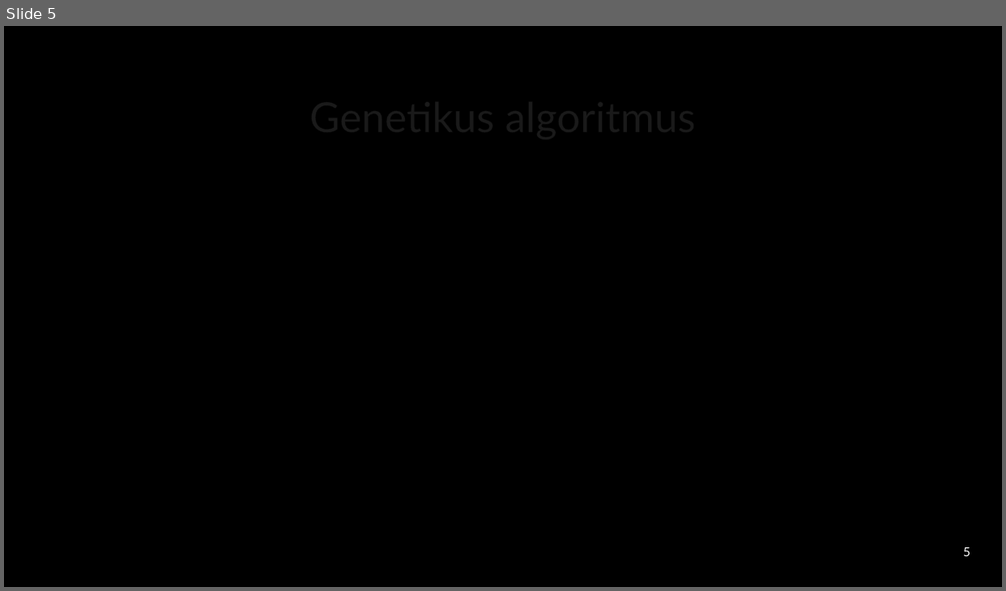
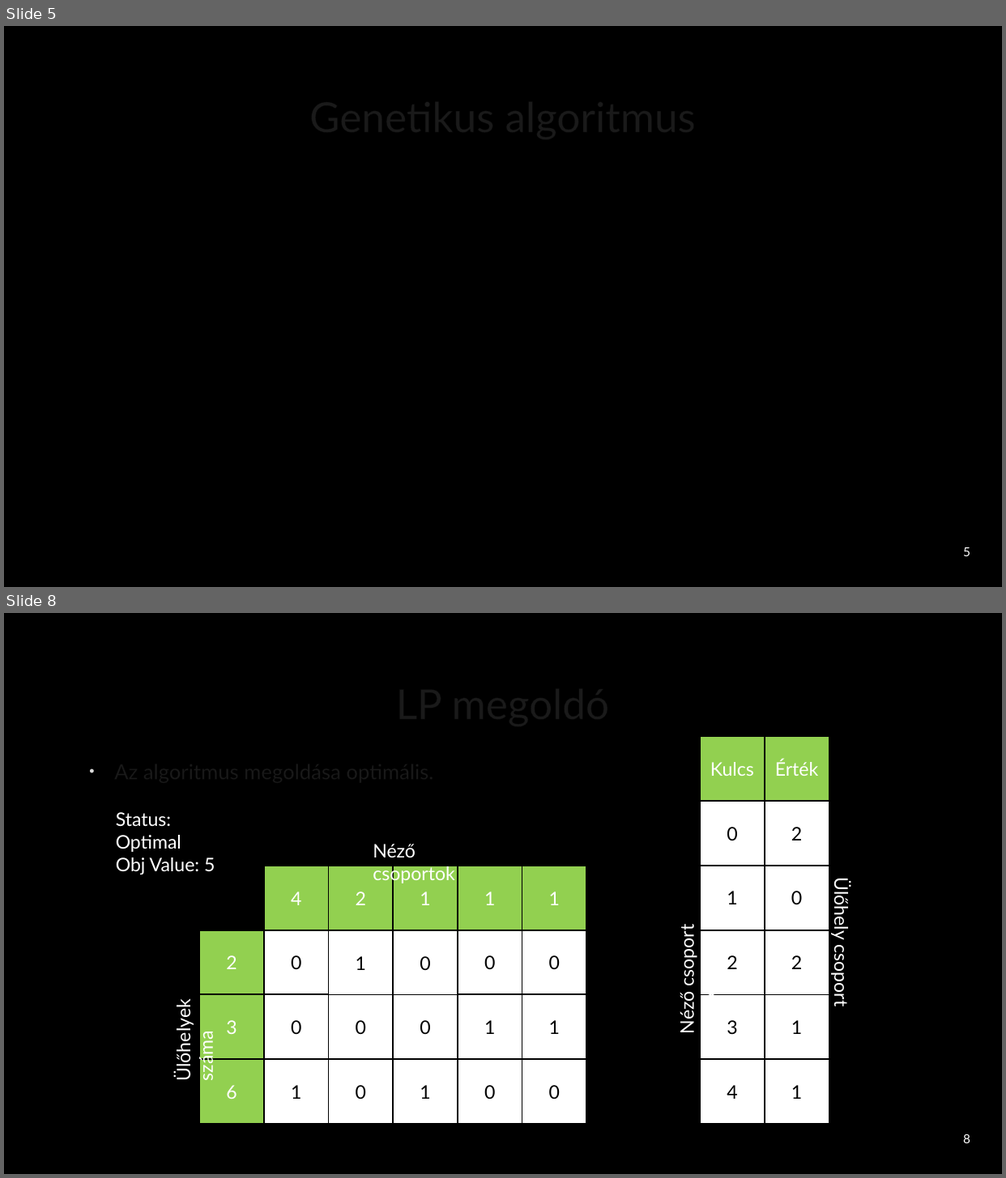
Before and after one commit to asdsajt/seat_allocation_problem, a slide deck: prezentáció2_EV_KKL_PA_20210528.pptx. Shown one above the other, each under a label of ours: slide 5 before the commit, slides 5 and 8 after it; the slides between them are not shown. The pictures are 1006x591 and 1006x1178 pixels, drawn with LibreOffice and Linux fonts; fonts in the diff are those of the drawing; background and template pictures are left out. Boxes give left, top, right and bottom in pixels: in the first picture for what was removed or moved away, otherwise in the second. Text is boxed around its words. In the diff, an @@ line names an element or a change of style, - is before the commit and + after.

Commit message:
Prezentáció - LP megoldó - Összehasonlítás

```diff
--- a/prezentáció2_EV_KKL_PA_20210528.pptx
+++ b/prezentáció2_EV_KKL_PA_20210528.pptx
@@ slide 8 added at <box>4,613,1002,1174</box>, background picture (left out) @@
@@ title added at <box>79,663,927,743</box>, 40 pt, text #FFFFFF @@
+LP megoldó
@@ text added at <box>79,755,927,1087</box>, 20 pt, text #FFFFFF @@
+• Az algoritmus megoldása optimális.
@@ text added at <box>116,812,215,875</box>, 18 pt, text #FFFFFF @@
+Status: Optimal
+Obj Value: 5
@@ group added at <box>172,844,586,1124</box>: 23 rectangles, 2 texts @@
+2
+0
+1
+0
+0
+0
+3
+0
+0
+0
+1
+1
+6
+1
+0
+0
+1
+0
+4
+2
+1
+1
+1
+Ülőhelyek száma
+Néző csoportok
@@ group added at <box>675,736,853,1123</box>: 12 rectangles, 2 texts @@
+Kulcs
+Érték
+0
+2
+2
+2
+3
+1
+4
+1
+1
+0
+Néző csoport index
+Ülőhely csoport index
@@ page number added at <box>963,1135,970,1144</box>, 12 pt, text #FFFFFF @@
+8
```
Also in this commit, not shown: 1 slide changed, 3 other slides added, 1 slide removed.
